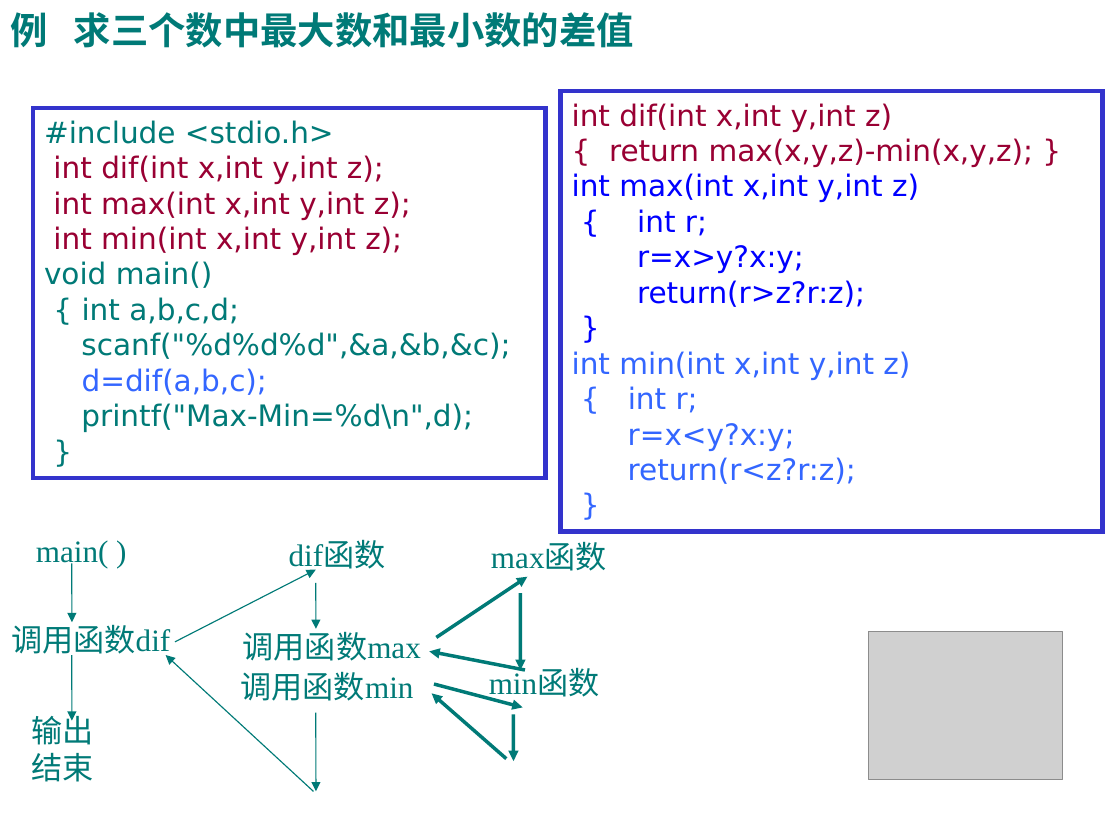
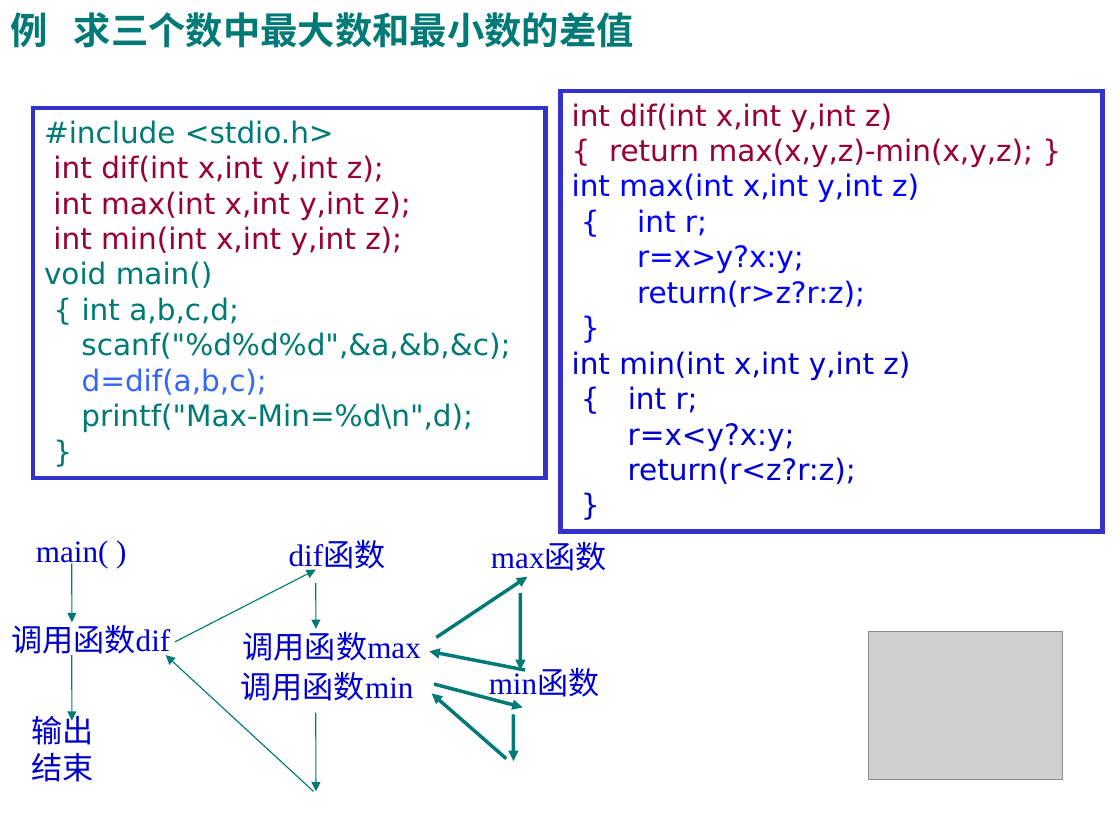
Before and after one commit to jtrfid/C-Repositories, a slide deck: slide 23 of 2015备课/课件/第7章 函数及变量存储类型.pptx. Drawn at 1120x840 pixels with LibreOffice and Linux fonts; fonts in the diff are those of the drawing; grey boxes stand for pictures; background and template pictures are left out. Boxes give left, top, right and bottom in pixels: in the first picture for what was removed or moved away, otherwise in the second. Text is boxed around its words. In the diff, an @@ line names an element or a change of style, - is before the commit and + after.

```diff
--- a/2015备课/课件/第7章 函数及变量存储类型.pptx
+++ b/2015备课/课件/第7章 函数及变量存储类型.pptx
@@ text in rectangle at (572,351,910,484): text colour #3366FF to #0000CC in "int min(int x,int y,int z)", "{ int r;", "r=x<y?x:y;", "return(r<z?r:z);" and 1 more places @@
@@ text colour #007A77 to #0000CC in 8 elements at (36,540,109,568), (11,620,170,660), (32,710,94,782), (289,542,386,572), (491,543,607,571), (243,626,421,661), (240,671,413,701), (489,669,600,699) @@
```
Also in this commit, not shown: 16 other slides changed.
